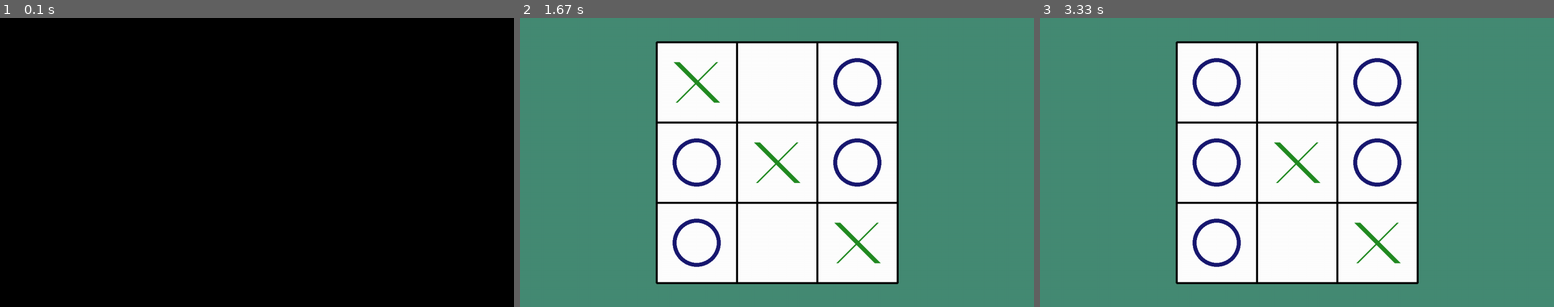
Above: before the commit, frames 1-3 (left to right).
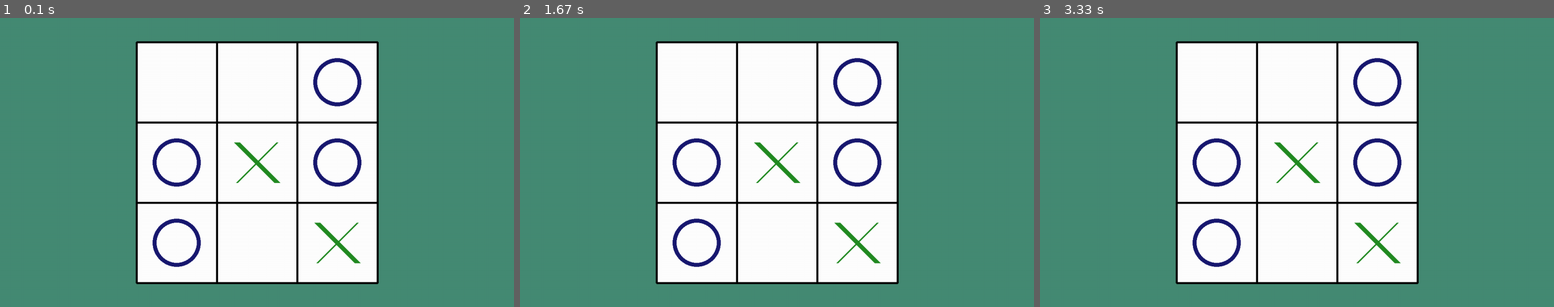
Above: after the commit, the same moments.

Repository: Gape-42/Pygame
Game: pygame game, started from tela.py
The game is run twice, just before and just after one commit, with the same random seed, the same clock (stepped at 60 frames per second) and the same inputs.
Inputs:
- Up to frame 1 (0.1 s): no input
- Up to frame 2 (1.67 s): no input
- Up to frame 3 (3.33 s): no input

The runs differ from the first frame. In frame 1, 98% of the frame differs, in the area x 0-100%, y 0-100%; in frame 2, 0.2%; in frame 3, 0.4%.

Commit message:
Organização do código e adição de função para verificar qual jogador venceu.

Diff:
--- a/tela.py
+++ b/tela.py
@@ -1,55 +1,56 @@
 import pygame
 import time
+
+# Representação do tabuleiro.
+# 0 = vazio
+# 1 = X
+# 2 = O
+matriz_jogo = [[0, 0, 0],
+               [0, 0, 0],
+               [0, 0, 0]]
 
 pygame.init()
 clock = pygame.time.Clock()
 running = True
 
-#resolução da tela
+# Resolução da tela
 info_tela = pygame.display.Info()
 resolucao_x = info_tela.current_w
 resolucao_y = info_tela.current_h
-tela = pygame.display.set_mode((resolucao_x, resolucao_y))
+tela = pygame.display.set_mode((resolucao_x, resolucao_y), pygame.RESIZABLE)
 
-#Tabuleiro
+# Tabuleiro
 altura_tabuleiro = 600
 largura_tabuleiro = 600
-topo_tabuleiro = (resolucao_y - altura_tabuleiro)/2
-esquerda_tabuleiro = (resolucao_x - largura_tabuleiro)/2
+topo_tabuleiro = (resolucao_y - altura_tabuleiro) / 2
+esquerda_tabuleiro = (resolucao_x - largura_tabuleiro) / 2
 base_tabuleiro = pygame.Rect(esquerda_tabuleiro, topo_tabuleiro, largura_tabuleiro, altura_tabuleiro)
-TAMANHO_CELULA = largura_tabuleiro/3
+TAMANHO_CELULA = largura_tabuleiro / 3
 
-#Representação do tabuleiro. 0 = vazio, 1 = X, 2 = O
-matriz_jogo = [[0, 0, 0],
-               [0, 0, 0],
-               [0, 0, 0]]
 
-#apenas para teste
-contador = 0
-
-while running:
-    for event in pygame.event.get():
-        if event.type == pygame.QUIT:
-            running = False
-
-    #Cor do fundo
+# Função paara desenhar o tabuleiro
+def desenhar_tabuleiro():
+    # Cor do fundo
     tela.fill("aquamarine4")
 
-    #Desenhando o tabuleiro
+    # Desenhando o tabuleiro
     pygame.draw.rect(tela, "white", base_tabuleiro)
 
-    #Desenhando as linhas
+    # Desenhando as linhas
     for i in range (0,4):
         x_pos = base_tabuleiro.left + i * TAMANHO_CELULA
         y_pos = base_tabuleiro.top + i * TAMANHO_CELULA
         pygame.draw.line(tela, "black", (x_pos, base_tabuleiro.top), (x_pos, base_tabuleiro.bottom), 5)
         pygame.draw.line(tela, "black", (base_tabuleiro.left, y_pos), (base_tabuleiro.right, y_pos), 5)
 
-    #Desenhando Xis e bolinha no tabuleiro
+
+# Função para desenhar a jogada
+def desenhar_jogada():
+    # Desenhando Xis e bolinha no tabuleiro
     for linha in range(3):
         for coluna in range(3):
-            centro_x = base_tabuleiro.left + coluna * TAMANHO_CELULA + TAMANHO_CELULA/2
-            centro_y = base_tabuleiro.top + linha * TAMANHO_CELULA + TAMANHO_CELULA/2
+            centro_x = base_tabuleiro.left + coluna * TAMANHO_CELULA + TAMANHO_CELULA / 2
+            centro_y = base_tabuleiro.top + linha * TAMANHO_CELULA + TAMANHO_CELULA / 2
 
             if matriz_jogo[linha][coluna] == 2:
                 pygame.draw.circle(tela, "midnightblue", (centro_x, centro_y), 60, 10)
@@ -60,19 +61,64 @@
                 pygame.draw.line(tela, "forestgreen", (centro_x + meia_largura_xis, centro_y - meia_largura_xis),
                                                 (centro_x -  meia_largura_xis, centro_y + meia_largura_xis), 5)
 
-    #apenas para testar a atualização da matriz
-    matriz_jogo = [[2, 0, 2],
-                    [2, 1, 2],
-                    [2, 0, 1]]
-    if(contador%2==0):
-        matriz_jogo[0][0] = 1
-    else:
-        matriz_jogo[0][0] = 2
-    contador += 1
-    time.sleep(1)
+
+# Função para a verificação de vitória
+def verificar_vencedor(jogador):
+    sequencia_linha = 0
+    # Percorre verificando a linha
+    for i in range(3):
+        sequencia_linha = 0
+        for j in range(3):
+            if matriz_jogo[i][j] == jogador:
+                sequencia_linha += 1
+
+            if sequencia_linha == 3:
+                return jogador
+
+    sequencia_coluna = 0
+    # Percorre verificando a coluna
+    for i in range(3):
+        sequencia_coluna = 0
+        for j in range(3):
+            if matriz_jogo[j][i] == jogador:
+                sequencia_coluna += 1
+
+            if sequencia_coluna == 3:
+                return jogador
+
+    # Verifica a principal
+    if matriz_jogo[0][0] == jogador and matriz_jogo[1][1] == jogador and matriz_jogo[2][2] == jogador:
+        return jogador
+
+    # Verifica a diagonal secundária
+    if matriz_jogo[0][2] == jogador and matriz_jogo[1][1] == jogador and matriz_jogo[2][0] == jogador:
+        return jogador
 
 
-    pygame.display.flip()
-    clock.tick(60)
+if __name__ == "__main__":
+    while running:
+        for event in pygame.event.get():
+            if event.type == pygame.QUIT:
+                running = False
 
-pygame.quit()
+        # Chamada da função para desenhar o tabuleiro
+        desenhar_tabuleiro()
+
+        # Chamada da função para desenhar as jogadas
+        desenhar_jogada()
+
+        # Apenas para testar a atualização da matriz
+        matriz_jogo = [[0, 0, 2],
+                        [2, 1, 2],
+                        [2, 0, 1]]
+
+        pygame.display.flip()
+        clock.tick(60)
+
+        # Verifica quem ganhou
+        if verificar_vencedor(1) == 1:   # X ganhou
+            break
+        elif verificar_vencedor(2) == 2: # O ganhou
+            break
+
+    pygame.quit()
